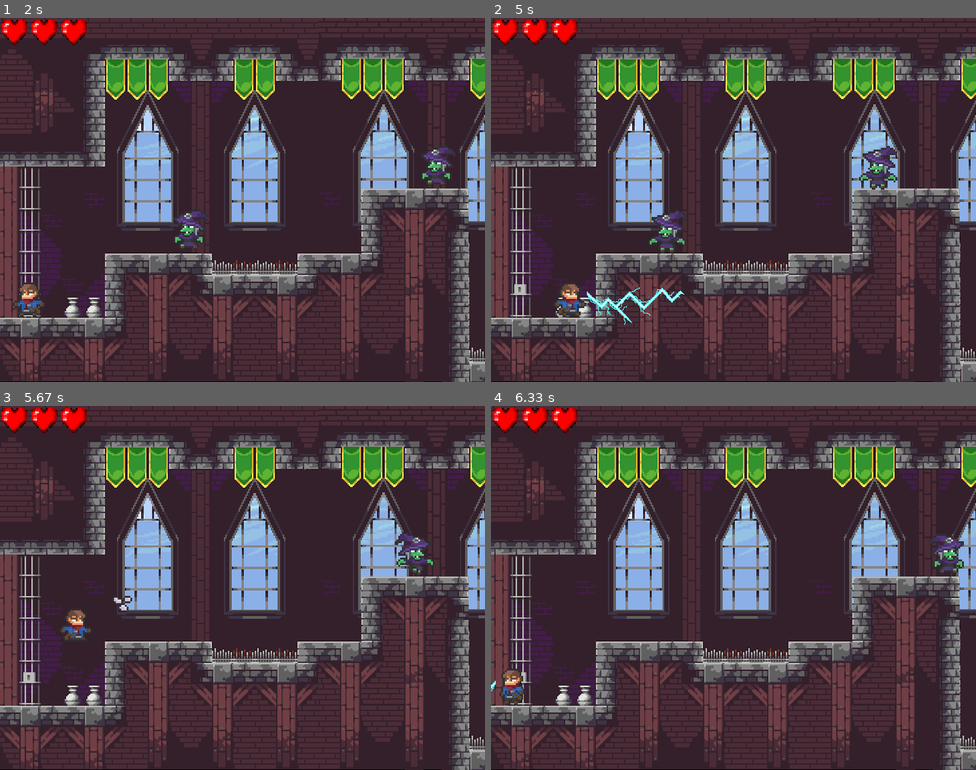
Above: before the commit, frames 1-4 (two rows, left to right).
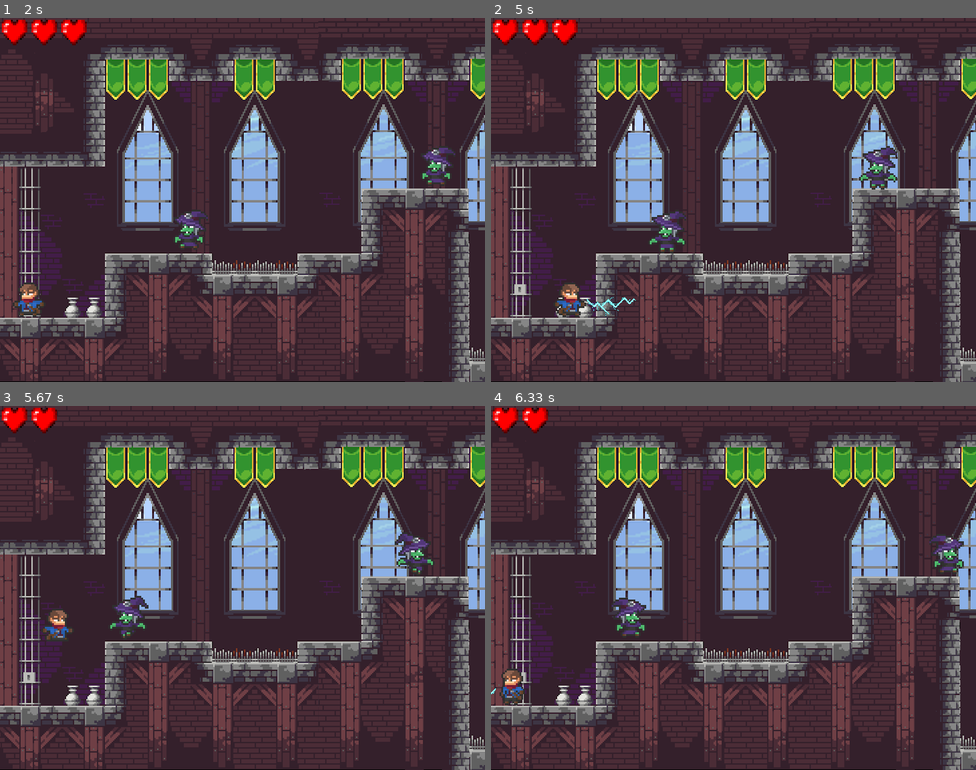
Above: after the commit, the same moments.

Repository: samarasrs/Projeto_ces22
Game: pygame game, started from Dragon_Prince_Level1.py
The game is run twice, just before and just after one commit, with the same random seed, the same clock (stepped at 60 frames per second) and the same inputs.
Inputs:
- Up to frame 1 (2 s): hold Right 0.33-0.8 s; tap Enter at 1.33 s; hold Left from 1.67 s (still down)
- Up to frame 2 (5 s): release Left at 2.2 s; tap S at 2.23, 3.15, 4.72 s; hold Left 2.57-2.97 s; hold Up 3-3.37 s; hold Right 3.4-4.03 s; hold Left 4.07-4.53 s; hold Right from 4.57 s (still down)
- Up to frame 3 (5.67 s): release Right at 5.03 s; hold Up 5.07-5.37 s; hold Right from 5.4 s (still down)
- Up to frame 4 (6.33 s): release Right at 5.87 s; hold Left from 5.9 s (still down); tap S at 6.05 s

Frame 1 is identical in both runs. In frame 2, 0.3% of the frame differs, in the area x 19-40%, y 74-85%; in frame 3, 1.3%, in the area x 8-31%, y 0-65%; in frame 4, 0.7%.

Commit message:
colisao do poder arrumada, musicas novas inseridas

Diff:
--- a/data/components/callum2.py
+++ b/data/components/callum2.py
@@ -19,7 +19,7 @@
         self.setup_force()
         self.load_images()
         self.looking = c.RIGHT
-        self.number_of_lifes = 10
+        self.number_of_lifes = c.LIFES
         self.image = self.walking_normal_frames_r[0]
         self.rect = self.image.get_rect()
         self.mask = pg.mask.from_surface(self.image)
--- a/data/components/powercallum.py
+++ b/data/components/powercallum.py
@@ -66,8 +66,8 @@
 
         image.blit(self.sprite_sheet, (0, 0), (x, y, width, height))
         image = pg.transform.scale(image,
-                                   (int(rect.width * 1), #verificar se necessita mudar o SIZE_MULTIPLIER (esta o mesmo do callum)
-                                    int(rect.height * 1)))
+                                   (int(rect.width * c.SIZE_MULTIPLIER_POWER), #verificar se necessita mudar o SIZE_MULTIPLIER (esta o mesmo do callum)
+                                    int(rect.height * c.SIZE_MULTIPLIER_POWER)))
         image = pg.transform.rotate(image, 90)
         return image
 
--- a/data/constants.py
+++ b/data/constants.py
@@ -30,7 +30,7 @@
 
 # POWER
 
-SIZE_MULTIPLIER_POWER = 1
+SIZE_MULTIPLIER_POWER = 0.5
 POWER1 = 'poder1'
 POWER2 = 'poder2'
 FLYING = 'voando'
@@ -49,6 +49,7 @@
 JUMP = 'jump'
 FALL = 'fall'
 DEAD = 'dead'
+LIFES = 3
 
 
 # Fisica
@@ -138,6 +139,8 @@
 TIME_OUT = 'time out'
 GAME_OVER = 'game over'
 LEVEL1 = 'level1'
+FOREST = 'floresta'
+CASTLE = 'castelo'
 
 # telas do Menu
 TELA1 = 'Menu'
--- a/data/game_sound.py
+++ b/data/game_sound.py
@@ -8,7 +8,7 @@
         self.sfx_dict = setup.SFX
         self.music_dict = setup.MUSIC
         self.state = status
-        self.set_music_mixer()
+
 
 
     def set_music_mixer(self):
@@ -16,6 +16,15 @@
             pg.mixer.music.load(self.music_dict['menu'])
             pg.mixer.music.play(-1)
             #self.state = c.NORMAL
+        elif self.state == c.CASTLE:
+            pg.mixer.music.stop()
+            pg.mixer.music.load(self.music_dict['castle'])
+            pg.mixer.music.play(-1)
+        elif self.state == c.FOREST:
+            pg.mixer.music.stop()
+            pg.mixer.music.load(self.music_dict['forest'])
+            pg.mixer.music.play(-1)
+
         elif self.state == c.GAME_OVER:
             pg.mixer.music.load(self.music_dict['game_over'])
             pg.mixer.music.play()
@@ -25,7 +34,7 @@
         self.handle_state()
 
     def handle_state(self):
-        pass
+        self.set_music_mixer()
 
     def play_music(self):
         pass
--- a/data/states/level1.py
+++ b/data/states/level1.py
@@ -3,6 +3,7 @@
 from .. import setup, tools
 from .. import constants as c
 from ..components import obstaculo, callum2, witch
+from .. import game_sound as gs
 
 
 
@@ -11,6 +12,8 @@
     def __init__(self):
         # classe filha de State
         tools._State.__init__(self)
+        self.area_previous = c.MAIN_MENU
+        self.area = c.CASTLE
 
 
     def startup(self, current_time, persist):
@@ -31,6 +34,8 @@
         self.setup_witch()
         self.setup_spritegroups()
         self.setup_barraca()
+        self.som = gs.Sound(self.area)
+        self.som.update()
 
 # SETUPS
     def setup_witch(self):
@@ -380,12 +385,20 @@
                 self.callum.number_of_lifes -= 1
                 if self.callum.vel.x >= 0:
                     self.callum.rect.right -= 25
-                    self.callum.vel.x = - 5
-                    hit.dead = True
+                    self.callum.vel.x = - 20
+                    hit.dead = False
                 else:
                     self.callum.rect.left += 40
                     self.callum.vel.x = + 5
                 self.callum_damage_sound()
+
+    def check_power_collision(self):
+
+        for power in self.power1_group:
+            hits = pg.sprite.spritecollide(power,self.witch_group,False)
+            for hit in hits:
+                if hit:
+                    hit.dead = True
 
     def callum_damage_sound(self):
         # definindo um som para a dano no heroi
@@ -424,6 +437,7 @@
     def adjust_sprites_positions(self):
         # chama as funções para ajustar cada sprite na tela
         self.adjust_callum_position()
+        self.check_power_collision()
         self.check_witch_damage()
         self.check_witch_life()
         self.check_witch1_limits()
@@ -547,6 +561,22 @@
                 power1.rect.centery = self.callum.rect.centery+15
                 power1.rect.right = (self.callum.rect.left+3)
 
+    def game_sound(self):
+        if (self.callum.rect.x > 0 and self.callum.rect.x< 4360):
+            if self.area != c.CASTLE:
+                self.area_previous = self.area
+                self.area = c.CASTLE
+                self.som.state = self.area
+                self.som.update()
+        else:
+            if self.area != c.FOREST:
+                self.area_previous = self.area
+                self.area = c.FOREST
+                self.som.state = self.area
+                print("mudou para floresta!")
+                self.som.update()
+
+
 # BLIT
 
     def blit_tela(self, surface):
@@ -604,6 +634,7 @@
         self.game_info[c.CURRENT_TIME] = self.current_time = current_time
         self.update_all_sprites(keys)
         self.blit_tela(surface)
+        self.game_sound()
 
     def update_camera(self):
         third = self.camera.x + self.camera.w // 3
--- a/data/states/main_menu.py
+++ b/data/states/main_menu.py
@@ -20,7 +20,9 @@
                    c.EGG: False}
         self.startup(0.0, persist)
         self.keys = None
-        #self.som = gs.Sound()
+        self.som = gs.Sound(c.MAIN_MENU)
+        self.som.update()
+
 
     def startup(self, current_time, persist):
         self.next = c.LEVEL1
--- a/data/tools.py
+++ b/data/tools.py
@@ -86,7 +86,7 @@
             self.flip_state()
         # executa a função update do arquivo main_menu
         self.state.update(self.screen, self.keys, self.current_time)
-        self.som.update()
+        #self.som.update()
 
     def flip_state(self):
         previous, self.state_name = self.state_name, self.state.next
Not shown, changed: .gitignore
